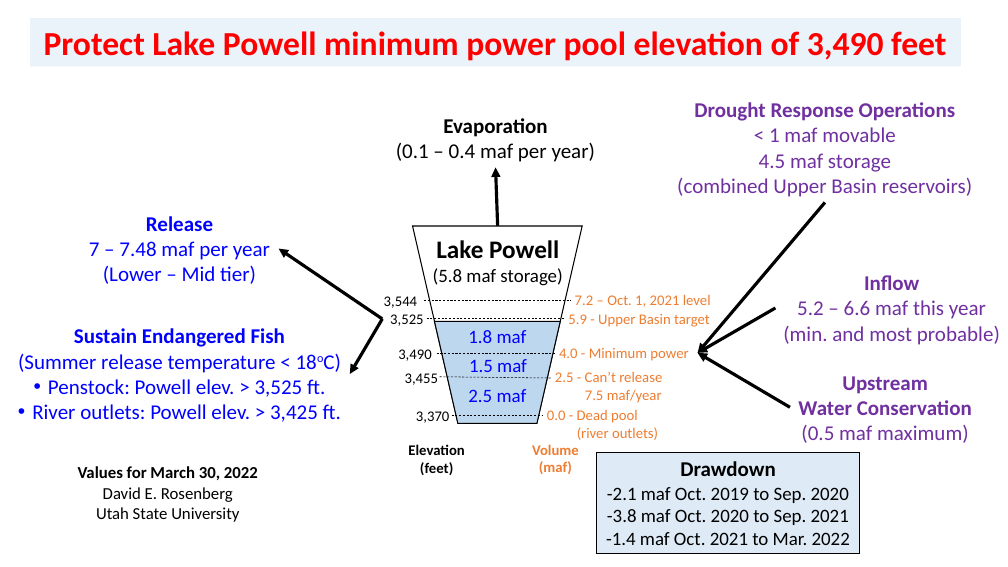
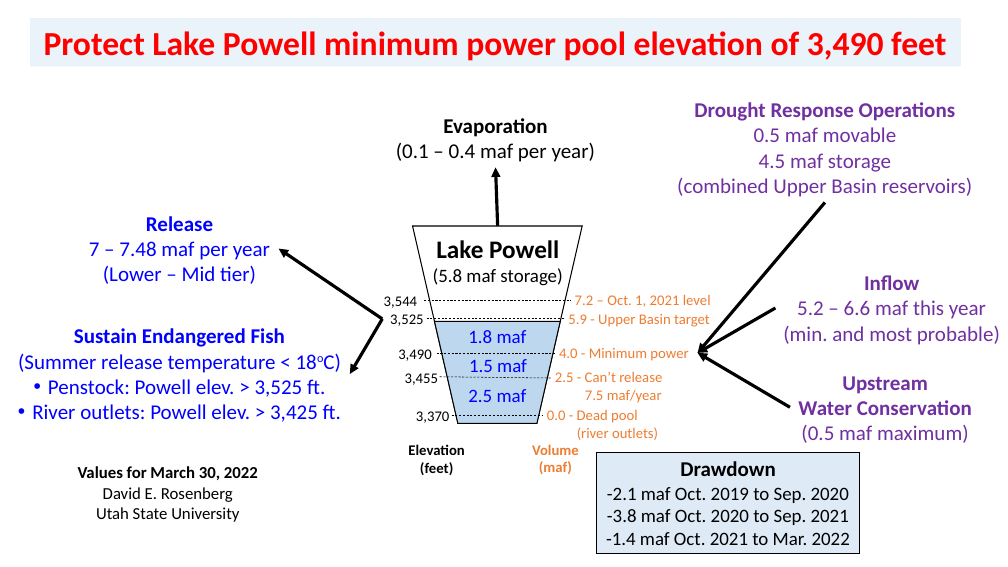
Before and after one commit to dzeke/ColoradoRiverCoding, a slide deck: slide 1 of ProtectPowellInBrief/ProtectLakePowellInBrief-DataAssembly.pptx. Drawn at 1008x567 pixels with LibreOffice and Linux fonts; fonts in the diff are those of the drawing. Boxes give left, top, right and bottom in pixels: in the first picture for what was removed or moved away, otherwise in the second. Text is boxed around its words. In the diff, an @@ line names an element or a change of style, - is before the commit and + after.

```diff
--- a/ProtectPowellInBrief/ProtectLakePowellInBrief-DataAssembly.pptx
+++ b/ProtectPowellInBrief/ProtectLakePowellInBrief-DataAssembly.pptx
@@ text at <box>754,127,896,142</box>: text changed @@
-< 1 maf movable
+0.5 maf movable
```
Also in this commit, not shown: 1 other slide changed, 4 other files.
